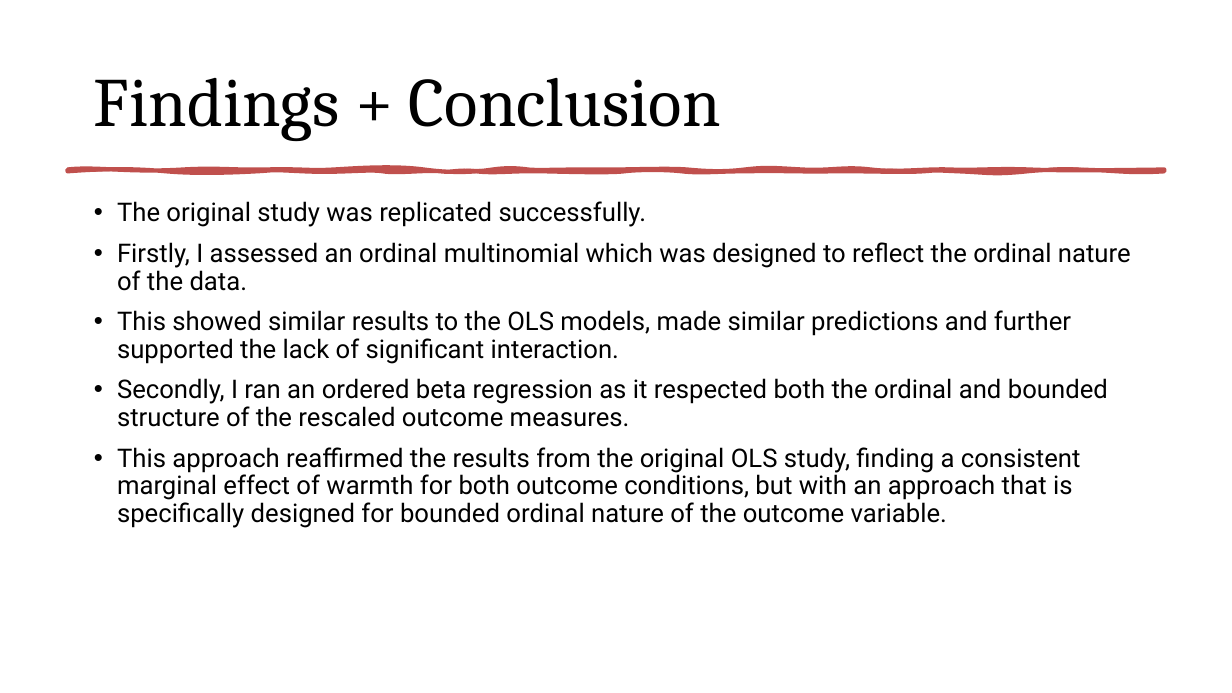
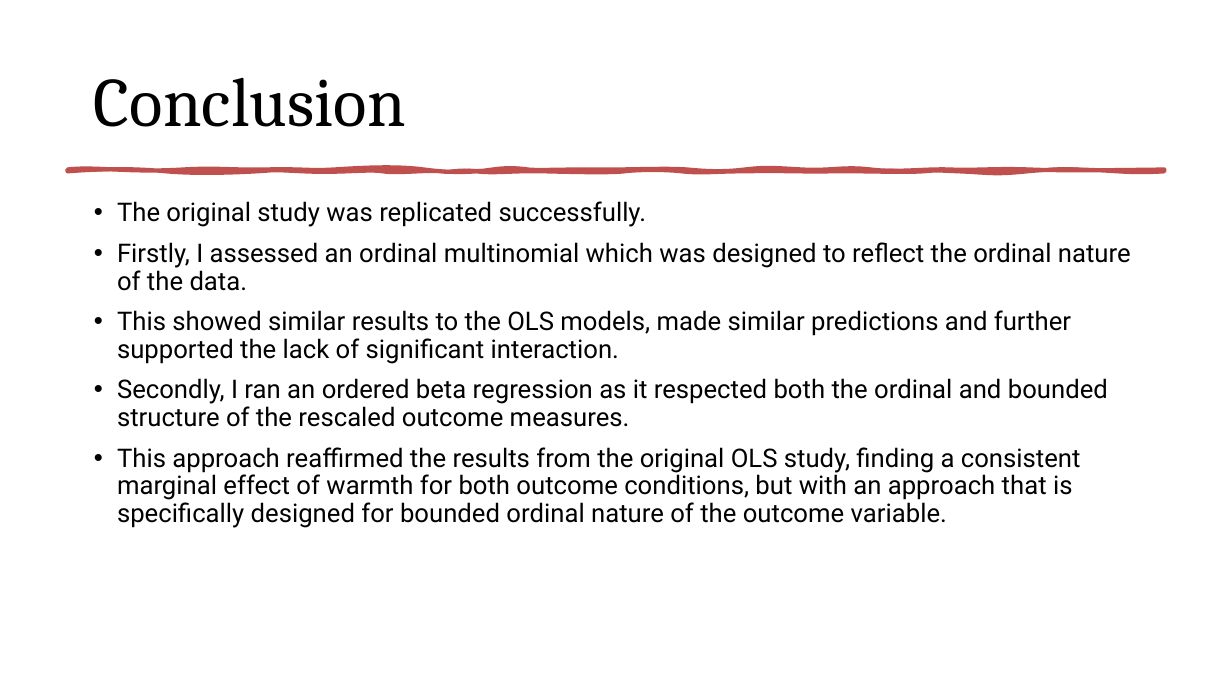
Before and after one commit to beattie1-oss/StatsII_2026, a slide deck: slide 11 of replication/my_answers/Can Warm Behavior Mitigate the Negative Effect.pptx. Drawn at 1232x693 pixels with LibreOffice and Linux fonts; fonts in the diff are those of the drawing. Boxes give left, top, right and bottom in pixels: in the first picture for what was removed or moved away, otherwise in the second. Text is boxed around its words. In the diff, an @@ line names an element or a change of style, - is before the commit and + after.

```diff
--- a/replication/my_answers/Can Warm Behavior Mitigate the Negative Effect.pptx
+++ b/replication/my_answers/Can Warm Behavior Mitigate the Negative Effect.pptx
@@ title at [94, 78, 406, 127]: text changed @@
-Findings + Conclusion
+Conclusion
```
Also in this commit, not shown: 2 other slides changed, 1 other file.
